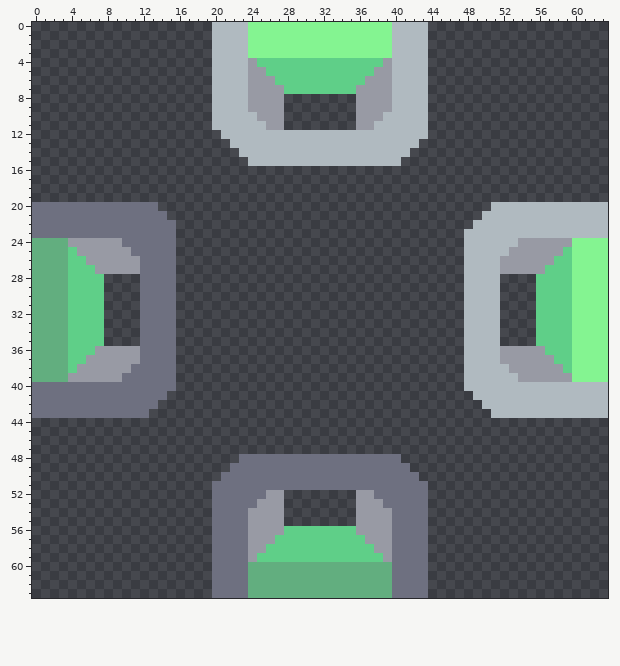
Pixel-art sprite -- sprites/floral/blocks/factory/biomass-cultivator-top.png. Above is the file before it was changed.
The file is 64x64 pixels.
Now the later version:
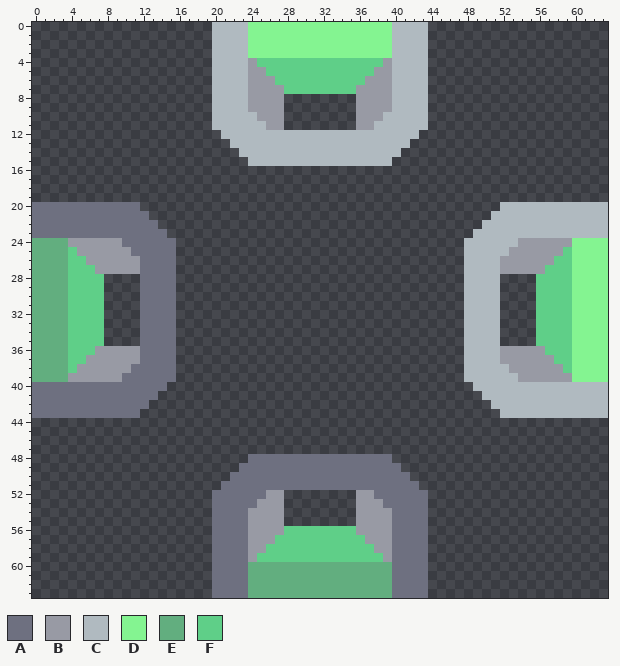
Palette (. is transparent): A #6e7080  B #989aa4  C #b0bac0  D #84f491  E #62ae7f  F #5fcf88
What changed:
The author cleared colour A in row 20 at x 12 to 13; in row 21 at x 13 to 14; in row 22 at x 14 to 15; in row 23 at x 15; in row 40 at x 15; in row 41 at x 14.
The author cleared colour A in row 42 at x 13; in row 43 at x 12; in row 48 at x 23 and 40; in row 49 at x 22 and 41; in row 50 at x 21 and 42; in row 51 at x 20 and 43.
The author cleared colour C in row 12 at x 43; in row 13 at x 42; in row 14 at x 41; in row 15 at x 40; in row 20 at x 51; in row 21 at x 50.
The author cleared colour C in row 22 at x 49; in row 23 at x 48; in row 40 at x 48; in row 41 at x 49; in row 42 at x 50; in row 43 at x 51.
Pixel boxes of the changes (left, top, right, bottom) in both pictures:
erased: (392, 130, 428, 166)
erased: (140, 202, 176, 238)
erased: (464, 202, 500, 238)
erased: (140, 382, 176, 418)
erased: (464, 382, 500, 418)
erased: (212, 454, 248, 490)
erased: (392, 454, 428, 490)
